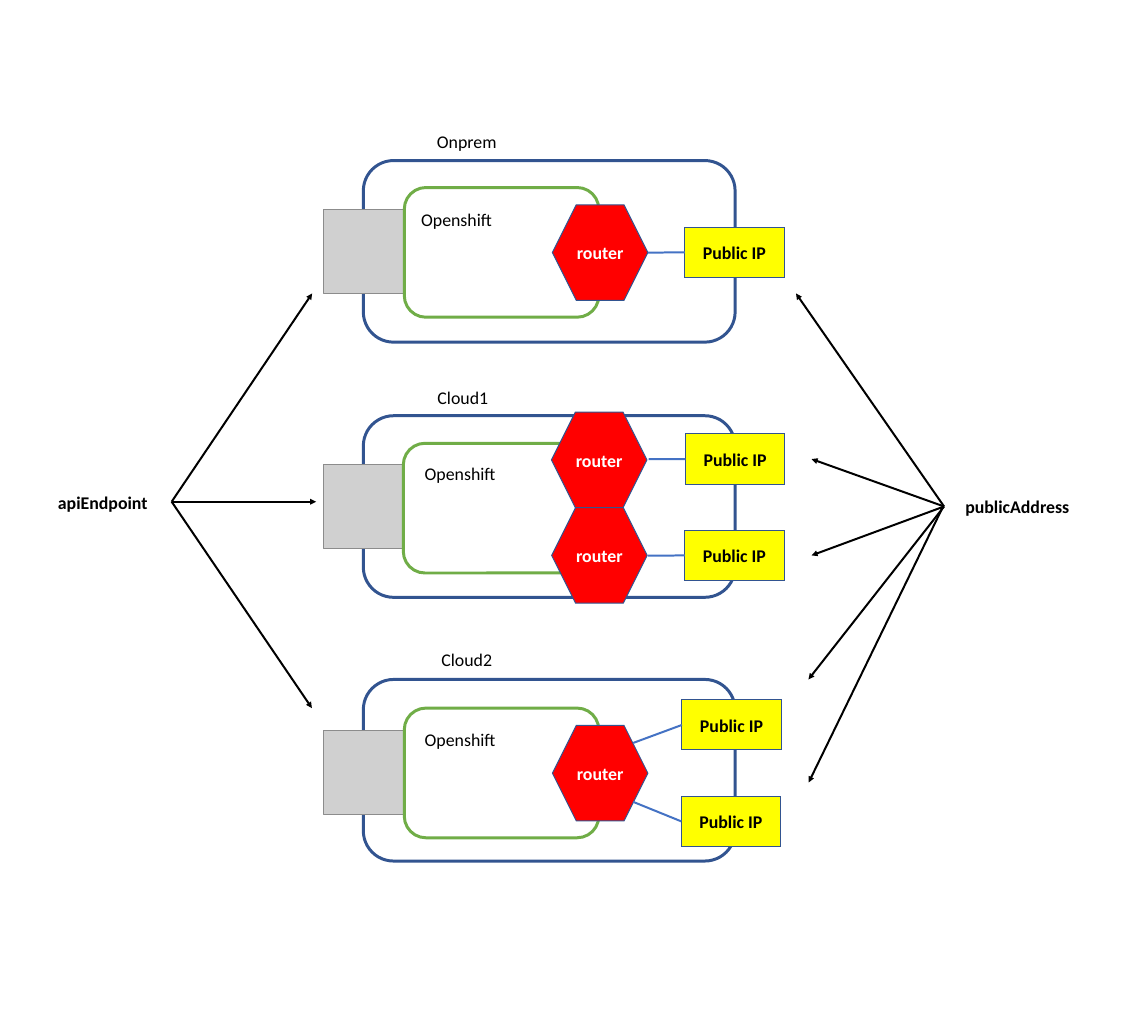
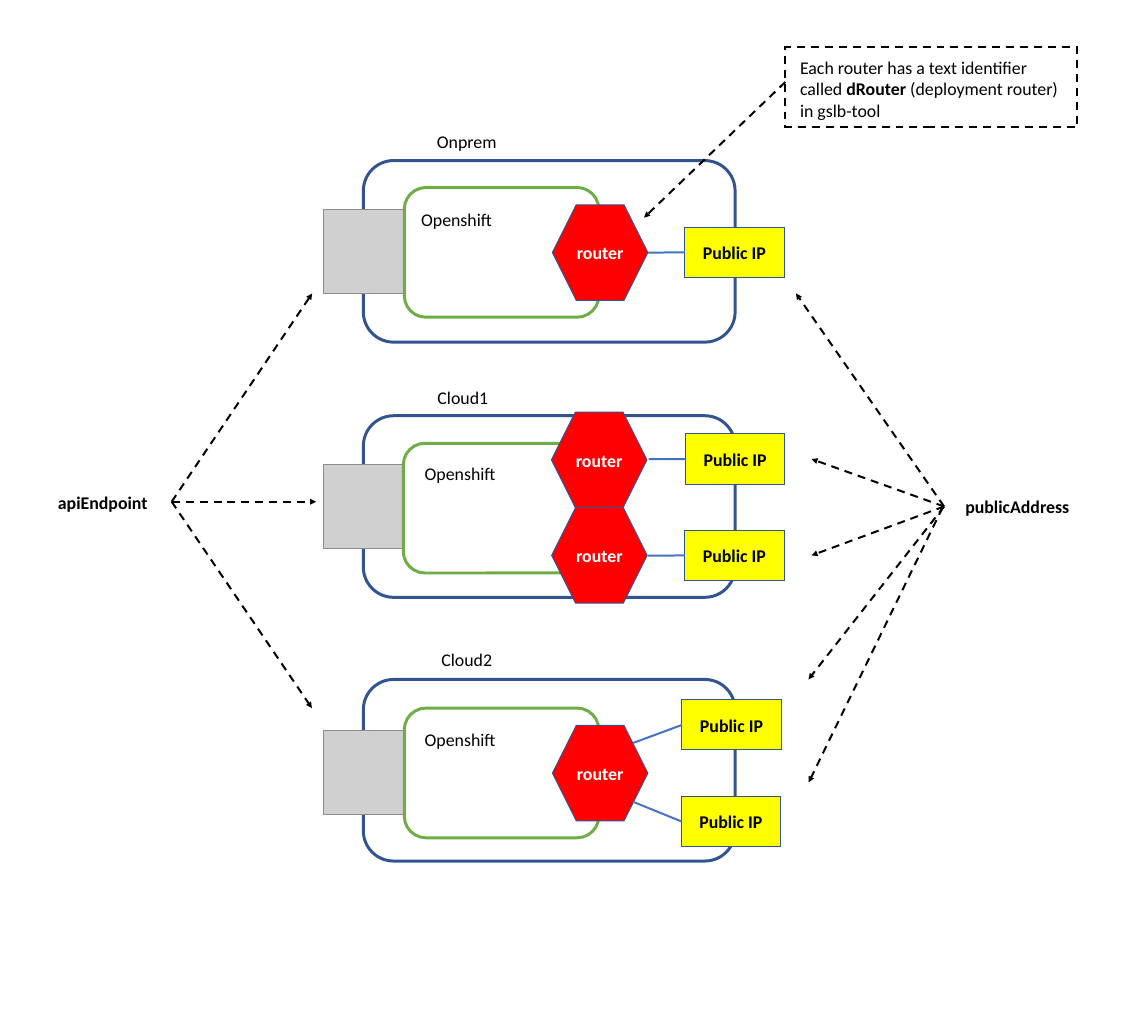
Before and after one commit to f5devcentral/f5-bd-gslb-tool, a slide deck: slide 1 of diagrams/Diagram Topology possibilities.pptx. Drawn at 1148x1013 pixels with LibreOffice and Linux fonts; fonts in the diff are those of the drawing; grey boxes stand for pictures. Boxes give left, top, right and bottom in pixels: in the first picture for what was removed or moved away, otherwise in the second. Text is boxed around its words. In the diff, an @@ line names an element or a change of style, - is before the commit and + after.

```diff
--- a/diagrams/Diagram Topology possibilities.pptx
+++ b/diagrams/Diagram Topology possibilities.pptx
@@ rectangle added at <box>786,47,1077,127</box>, outline #000000 2 pt dashed @@
@@ arrow added from (786, 82) to (644, 218), #000000 2 pt dashed @@
@@ text added at <box>800,61,1058,120</box>, 18 pt, text #000000 @@
+Each router has a text identifier
+called dRouter (deployment router)
+in gslb-tool
@@ arrow (172, 502) - (313, 293): stroke #000000 2 pt to #000000 2 pt dashed @@
@@ arrow (944, 507) - (796, 293): stroke #000000 2 pt to #000000 2 pt dashed @@
@@ arrow (944, 507) - (812, 459): stroke #000000 2 pt to #000000 2 pt dashed @@
@@ arrow (172, 502) - (316, 502): stroke #000000 2 pt to #000000 2 pt dashed @@
@@ arrow (172, 502) - (312, 708): stroke #000000 2 pt to #000000 2 pt dashed @@
@@ arrow (944, 507) - (808, 679): stroke #000000 2 pt to #000000 2 pt dashed @@
@@ arrow (943, 507) - (808, 782): stroke #000000 2 pt to #000000 2 pt dashed @@
@@ arrow (944, 507) - (812, 555): stroke #000000 2 pt to #000000 2 pt dashed @@
```
Also in this commit, not shown: 2 other files.
